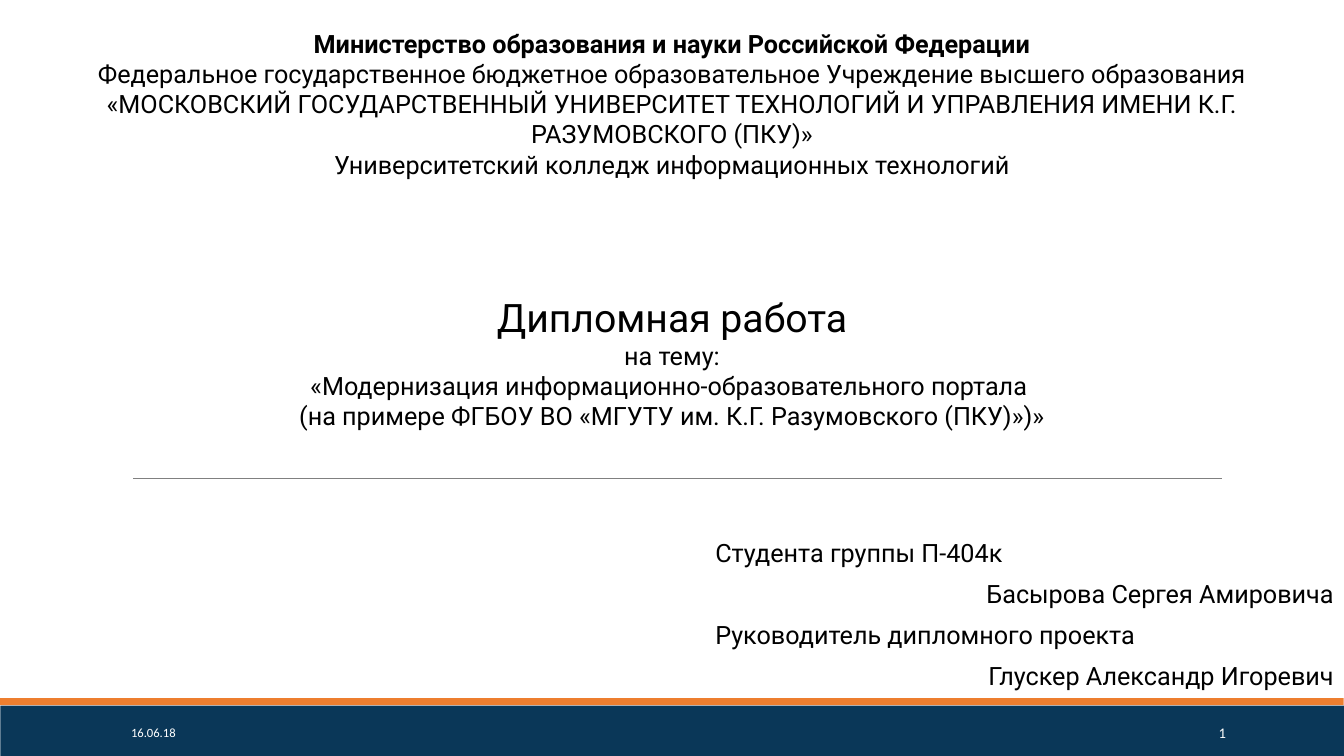
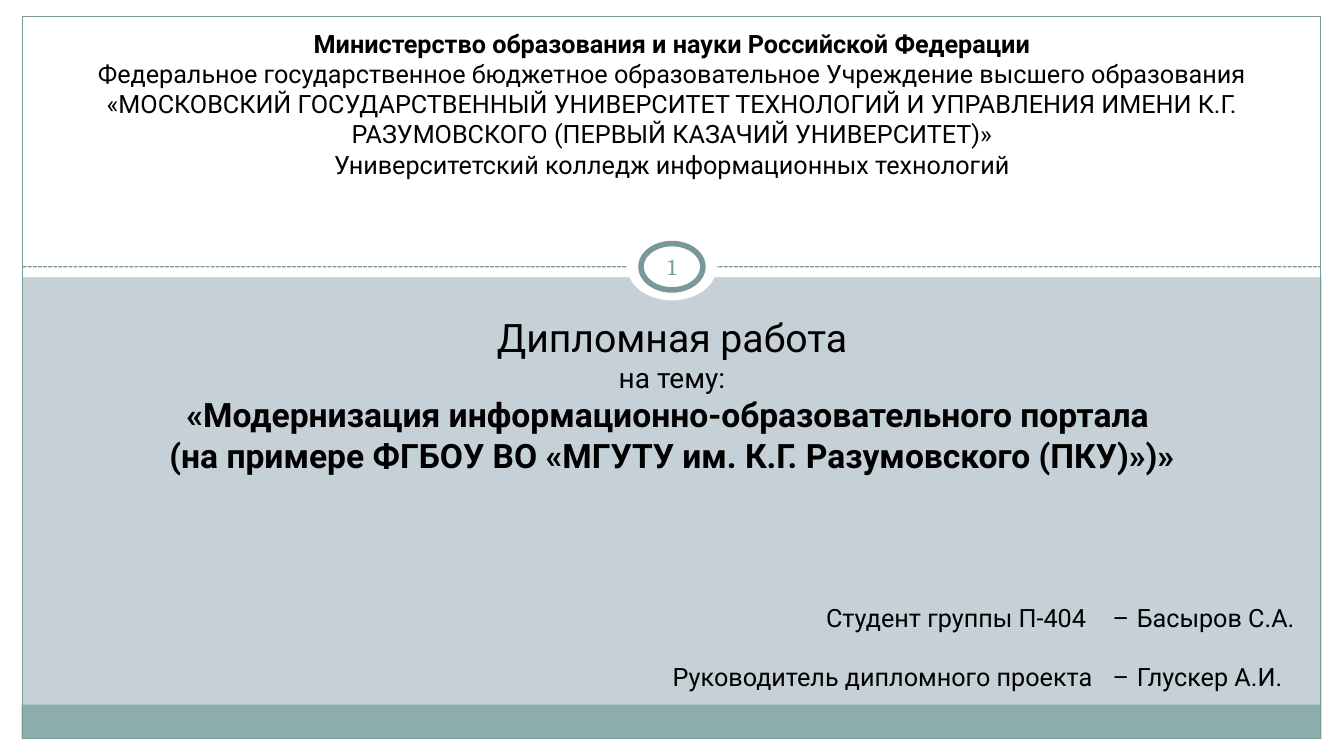
Before and after one commit to pmswga/ISC-EDUKIT, a slide deck: slide 1 of docs/15. ПЗ. ГЧ. Презентация.pptx. Drawn at 1344x756 pixels with LibreOffice and Linux fonts; fonts in the diff are those of the drawing. Boxes give left, top, right and bottom in pixels: in the first picture for what was removed or moved away, otherwise in the second. Text is boxed around its words. In the diff, an @@ line names an element or a change of style, - is before the commit and + after.

Commit message:
Работа над презентацией

```diff
--- a/docs/15. ПЗ. ГЧ. Презентация.pptx
+++ b/docs/15. ПЗ. ГЧ. Презентация.pptx
@@ background #FFFFFF to #C5D1D7 @@
@@ rectangle added at (0,0,22,756), fill #FFFFFF @@
@@ rectangle added at (0,0,1344,277), fill #FFFFFF @@
@@ rectangle added at (22,17,1321,739), outline #7C999A 0.75 pt @@
@@ rectangle added at (1322,0,1344,756), fill #FFFFFF @@
@@ text at (107,90,1237,149): text changed @@
-«МОСКОВСКИЙ ГОСУДАРСТВЕННЫЙ УНИВЕРСИТЕТ ТЕХНОЛОГИЙ И УПРАВЛЕНИЯ ИМЕНИ К.Г. РАЗУМОВСКОГО (ПКУ)»
+«МОСКОВСКИЙ ГОСУДАРСТВЕННЫЙ УНИВЕРСИТЕТ ТЕХНОЛОГИЙ И УПРАВЛЕНИЯ ИМЕНИ К.Г. РАЗУМОВСКОГО (ПЕРВЫЙ КАЗАЧИЙ УНИВЕРСИТЕТ)»
@@ ellipse added at (627,233,717,300), fill #FFFFFF @@
@@ line added from (23, 267) to (1322, 267), #7C999A 0.9 pt dashed @@
@@ page number: place and size @@
-page number at (1219,728,1226,738)
+page number at (668,260,676,275)
@@ page number at (668,260,676,275): size 10.5 to 16 pt, font Calibri to Cambria, text colour #FFFFFF to #7C999A; alignment right to centre @@
@@ ellipse added at (641,244,703,290), fill #FFFFFF, outline #7C999A 4 pt @@
@@ text "Дипломная работа": place and size @@
-text "Дипломная работа" at (299,302,1044,431)
+text "Дипломная работа" at (169,322,1175,476)
@@ text at (169,373,1175,476): size 18 to 20 pt in "на тему:"; size 18 to 24 pt, bold on in "«Модернизация информационно-образовательного портала", "(на примере ФГБОУ ВО «МГУТУ им. К.Г. ..." @@
@@ line removed from (133, 479) to (1222, 479) @@
@@ table at (241,581,1318,698) @@
-Студента группы П-404к
-Басырова Сергея Амировича
-Руководитель дипломного проекта
-Глускер Александр Игоревич
+Студент группы П-404 | – | Басыров С.А.
+Руководитель дипломного проекта | – | Глускер А.И.
@@ table: place and size @@
-table at (706,534,1344,698)
+table at (241,581,1318,698)
@@ rectangle: place and size @@
-rectangle at (0,706,1344,756)
+rectangle at (21,705,1320,739)
@@ rectangle at (21,705,1320,739): fill #0A3758 to #8CADAE @@
@@ rectangle: place and size @@
-rectangle at (0,699,1344,706)
+rectangle at (0,739,1344,756)
@@ rectangle at (0,739,1344,756): fill #ED7E2F to #FFFFFF @@
@@ text removed at (131,728,176,737) @@
-16.06.18
```
Also in this commit, not shown: 5 other slides changed, 7 slides added, 19 slides removed, 11 other files.
